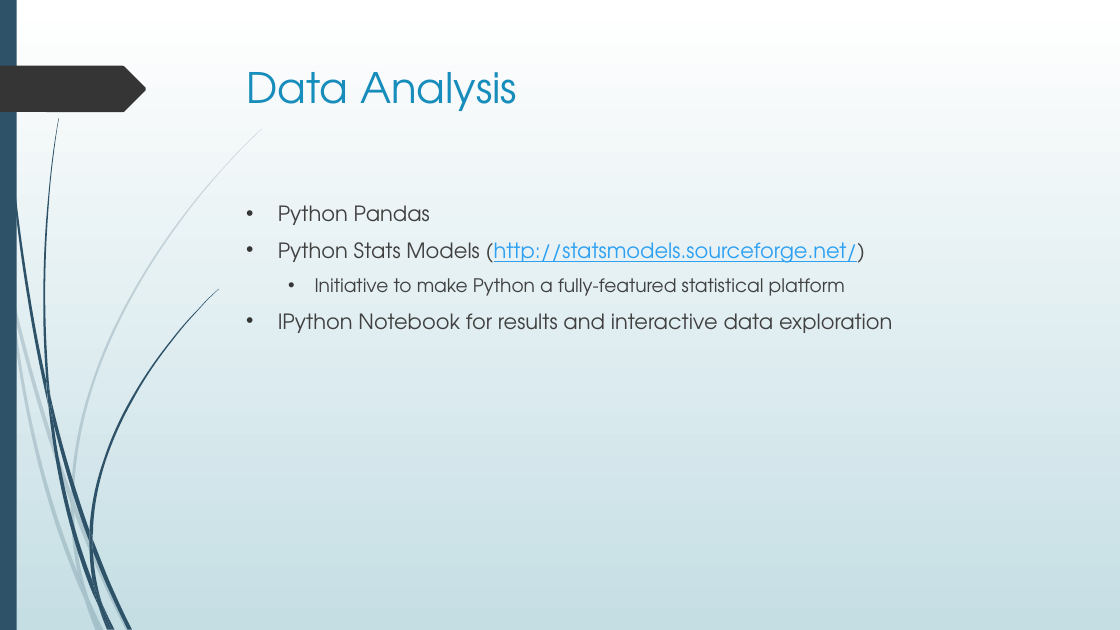
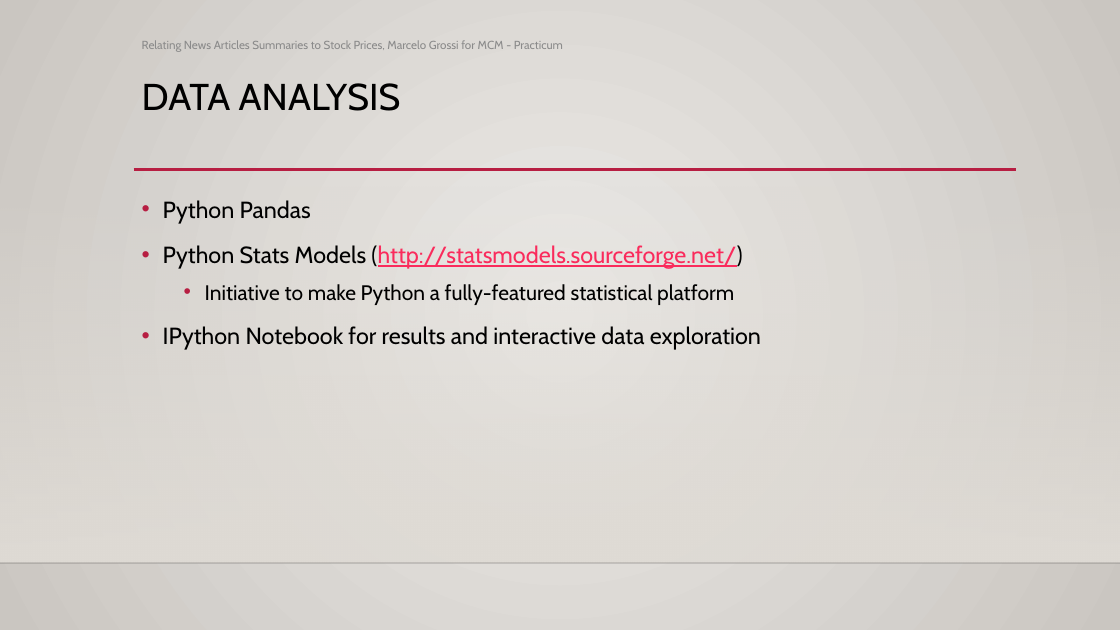
Before and after one commit to magrossi/news_n_stocks, a slide deck: slide 26 of presentation/presentation.pptx (slide 11 before the commit). Drawn at 1120x630 pixels with LibreOffice and Linux fonts; fonts in the diff are those of the drawing; background and template pictures are left out. Boxes give left, top, right and bottom in pixels: in the first picture for what was removed or moved away, otherwise in the second. Text is boxed around its words. In the diff, an @@ line names an element or a change of style, - is before the commit and + after.

```diff
--- a/presentation/presentation.pptx
+++ b/presentation/presentation.pptx
@@ background gradient #FFFFFF to #C5DEE5 to gradient #ECEAE7 to #CAC7C1 @@
@@ rectangle removed at [0,0,17,630] @@
@@ text added at [142,40,563,52], 10 pt, text #8C8C8C @@
+Relating News Articles Summaries to Stock Prices, Marcelo Grossi for MCM - Practicum
@@ freeform shape removed at [0,66,146,112] @@
@@ title at [142,83,401,111]: text changed; size 36 to 32 pt; font TeX Gyre Adventor to Cabin; text colour #178DBB to #000000 @@
-Data Analysis
+DATA ANALYSIS
@@ line added from (134, 170) to (1017, 170), #B71E42 2.5 pt @@
@@ rectangle added at [0,186,1120,563], fill gradient #DFDBD5 @@
@@ text "Python Pandas": place and size @@
-text "Python Pandas" at [278,205,893,333]
+text "Python Pandas" at [163,200,761,350]
@@ text "Python Pandas" at [163,200,761,350]: size 18 to 20 pt in "Python Pandas", "Python Stats Models (http://statsmodels.sourceforge.net/)", "IPython Notebook for results and interactive data ..."; font TeX Gyre Adventor to Cabin; text colour #404040 to #000000 in "Python Pandas", "Python Stats Models (http://statsmodels.sourceforge.net/)", "Initiative to make Python a fully-featured statistical ...", "IPython Notebook for results and interactive data ..."; text colour #2DA0F1 to #FA2B5C in "(http://statsmodels.sourceforge.net/)"; size 16 to 18 pt in "Initiative to make Python a fully-featured statistical ..."; indent changed; line spacing 1 to 1.2; bullet colour #353535 to #B71E42; less space between paragraphs @@
@@ line added from (0, 563) to (1120, 563), #000001 1 pt @@
@@ group removed at [0,129,262,630]: 10 freeform shapes @@
@@ group removed at [3,0,218,630]: 12 freeform shapes @@
```
Also in this commit, not shown: 9 other slides changed, 17 slides added, 2 slides removed, 1 other file.
